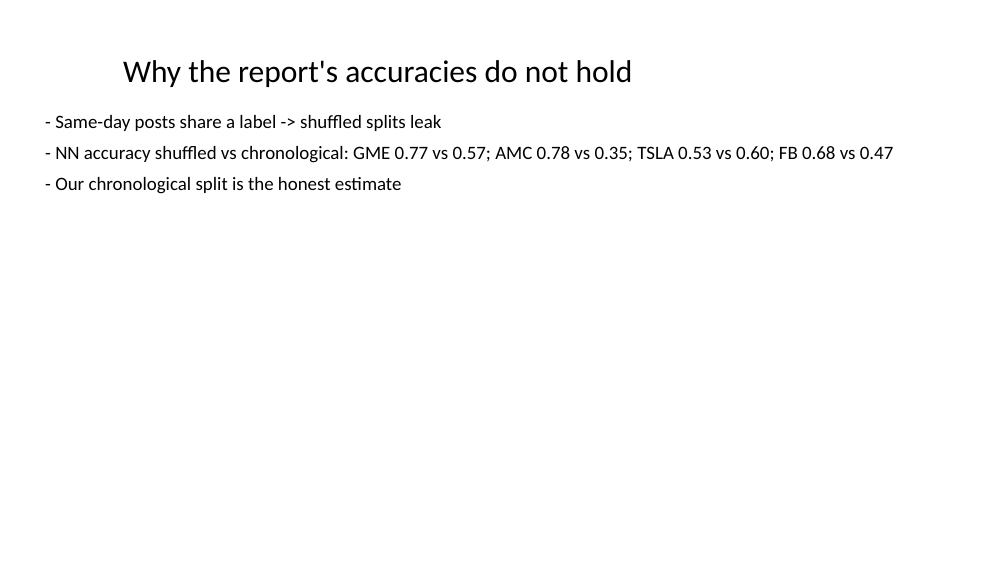
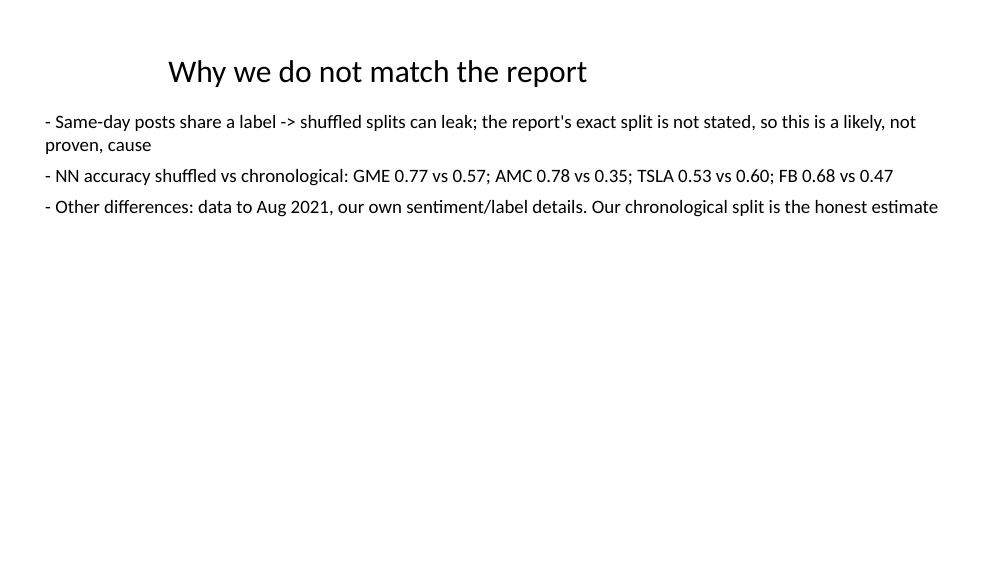
Before and after one commit to Prithvi-Aithal/wsb-market-prediction, a slide deck: slide 10 of docs/presentation.pptx. Drawn at 1008x567 pixels with LibreOffice and Linux fonts; fonts in the diff are those of the drawing. Boxes give left, top, right and bottom in pixels: in the first picture for what was removed or moved away, otherwise in the second. Text is boxed around its words. In the diff, an @@ line names an element or a change of style, - is before the commit and + after.

Commit message:
Soften leakage claim: likely, not proven, cause of mismatch with report

```diff
--- a/docs/presentation.pptx
+++ b/docs/presentation.pptx
@@ title at (168,60,587,87): text changed @@
-Why the report's accuracies do not hold
+Why we do not match the report
@@ text at (45,115,916,154): text changed @@
-- Same-day posts share a label -> shuffled splits leak
+- Same-day posts share a label -> shuffled splits can leak; the report's exact split is not stated, so this is a likely, not proven, cause
@@ text at (55,200,939,217): text changed @@
-- Our chronological split is the honest estimate
+- Other differences: data to Aug 2021, our own sentiment/label details. Our chronological split is the honest estimate
```
Also in this commit, not shown: 1 other slide changed, 2 other files.
